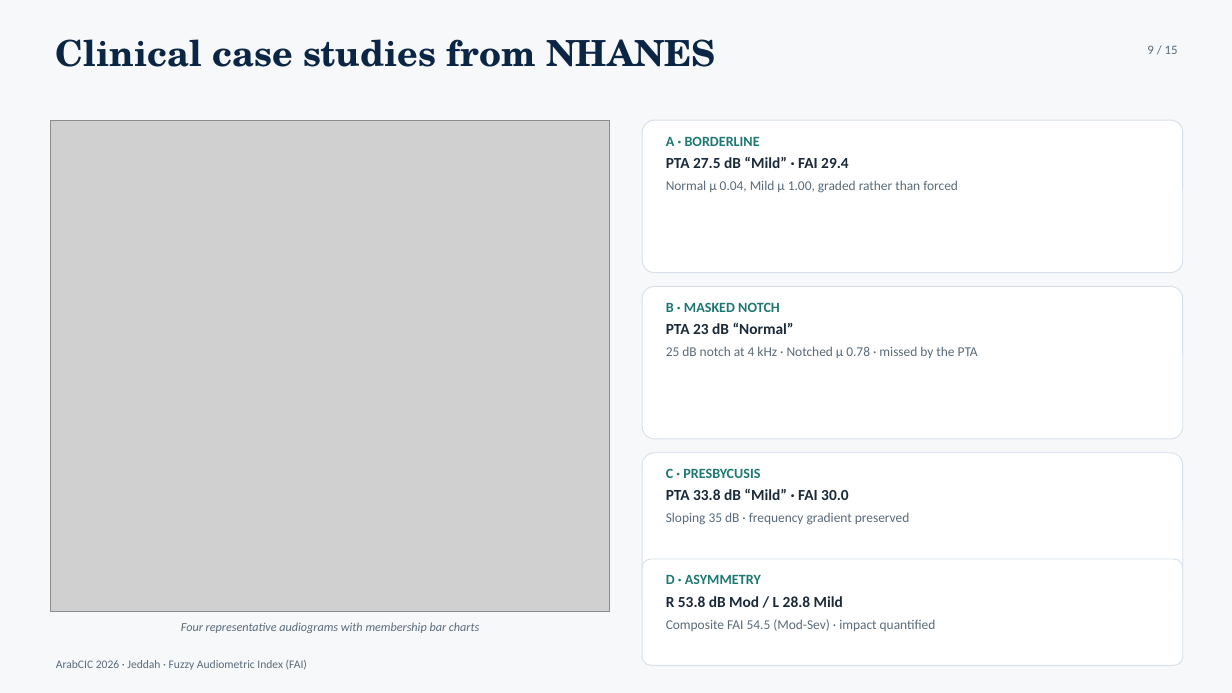
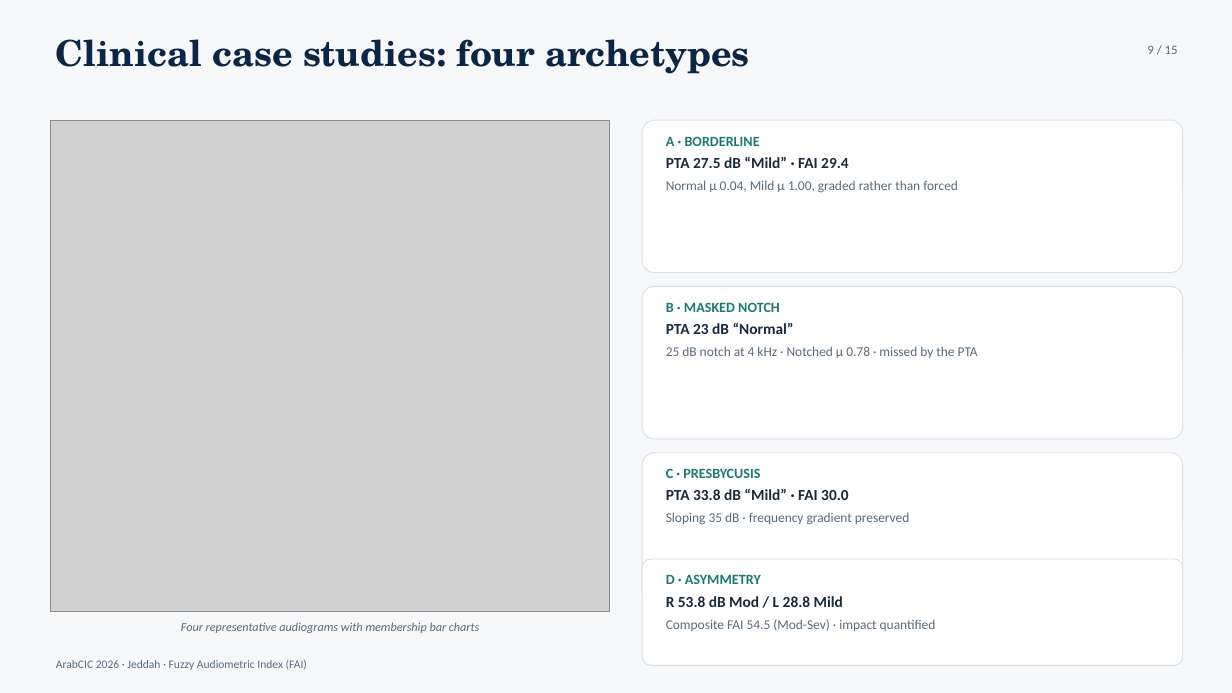
Before and after one commit to ameye/fuzzy-audiogram, a slide deck: slide 9 of arabcic2026/arabcic2026_fuzzy_audiogram.pptx. Drawn at 1232x693 pixels with LibreOffice and Linux fonts; fonts in the diff are those of the drawing; grey boxes stand for pictures. Boxes give left, top, right and bottom in pixels: in the first picture for what was removed or moved away, otherwise in the second. Text is boxed around its words. In the diff, an @@ line names an element or a change of style, - is before the commit and + after.

```diff
--- a/arabcic2026/arabcic2026_fuzzy_audiogram.pptx
+++ b/arabcic2026/arabcic2026_fuzzy_audiogram.pptx
@@ text at [56,39,749,74]: text changed @@
-Clinical case studies from NHANES
+Clinical case studies: four archetypes
```
Also in this commit, not shown: 8 other slides changed, 6 other files.
